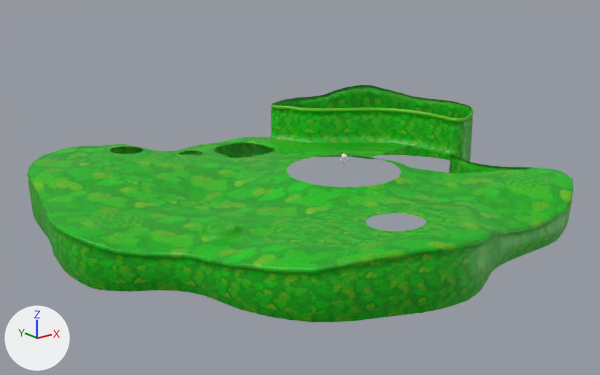
Before and after pictures for a commit that changed the Blender file Blender Models/Yoshi Hills/HillsA/Yoshi Hills Main Planet.blend.
Camera for both pictures: a 50 mm camera at (-26.3, -35.3, 14.2) aimed at (1.8, -0.2, 0.1). The axes (+X, +Y, +Z) are drawn at lower left. The lights are the same throughout. The same objects are shown in both versions, whatever each file hides.

The scene before the commit, as lines of its bpy script (objects in view):
```python
me_plane_008 = bpy.data.meshes.new('Plane.008')
me_plane_008.from_pydata(...)  # 2107 vertices, 2183 faces; spans x -10.8..20.0, y -2.4..23.7, z -2.0..3.3
me_plane_008.materials.append(mat_surfacepattern18yokobe_png)  # picture img_surfacepattern18yokobe_png
ob_plane_004 = bpy.data.objects.new('Plane.004', me_plane_008)
ob_plane_004.location = (-1.38, -11.17, 0.0)
```
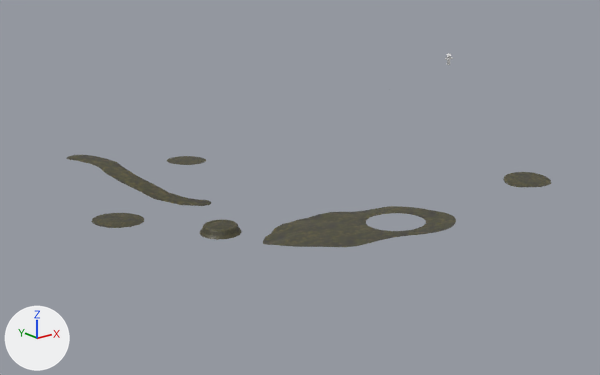
Patch to the scene script:
```diff
--- a/Blender Models/Yoshi Hills/HillsA/Yoshi Hills Main Planet.blend.py
+++ b/Blender Models/Yoshi Hills/HillsA/Yoshi Hills Main Planet.blend.py
@@ img_peanutmud_png @@
+img_peanutmud_png = load_image('PeanutMud.png', 'PeanutMud.png', 128, 128, 'sRGB')
@@ mat_peanutmud_png @@
+mat_peanutmud_png = principled_material('PeanutMud.png')
+mat_peanutmud_png.texture = img_peanutmud_png
@@ me_plane_008 @@
 # used by ob_plane_004; location = (-1.38, -11.17, 0.0)
-me_plane_008.from_pydata(...)  # 2107 vertices, 2183 faces; spans x -10.8..20.0, y -2.4..23.7, z -2.0..3.3
+me_plane_008.from_pydata(...)  # 423 vertices, 342 faces; spans x -9.2..17.5, y -0.6..21.6, z 0.0..3.0
+# me_plane_008 part 1: 16 vertices moved from x 11.6..13.9, y 1.6..3.9, z 0.8..0.9 to x 11.6..13.9, y 1.6..3.9, z 0.7..0.8; 1685 vertices removed from x -10.8..20.0, y -2.4..23.7, z -2.0..3.3; 1 vertex added at x 17.4, y 18.5, z 3.0
+# me_plane_008 part 2: 341 faces spanning x -9.2..14.1, y -0.6..21.6, z 0.0..1.3 switch from mat_surfacepattern18yokobe_png (picture img_surfacepattern18yokobe_png) to mat_peanutmud_png (picture img_peanutmud_png)
```

Boxes (x1, y1, x2, y2) around the edits, measured in the pictures (600 x 375 px):
'Plane.004', reshaped: before (27, 85, 573, 322); after (67, 155, 551, 247)
part 1 of me_plane_008, cut back (green): before (27, 85, 573, 322)
part 2 of me_plane_008, recoloured: (67, 155, 456, 247) in both
